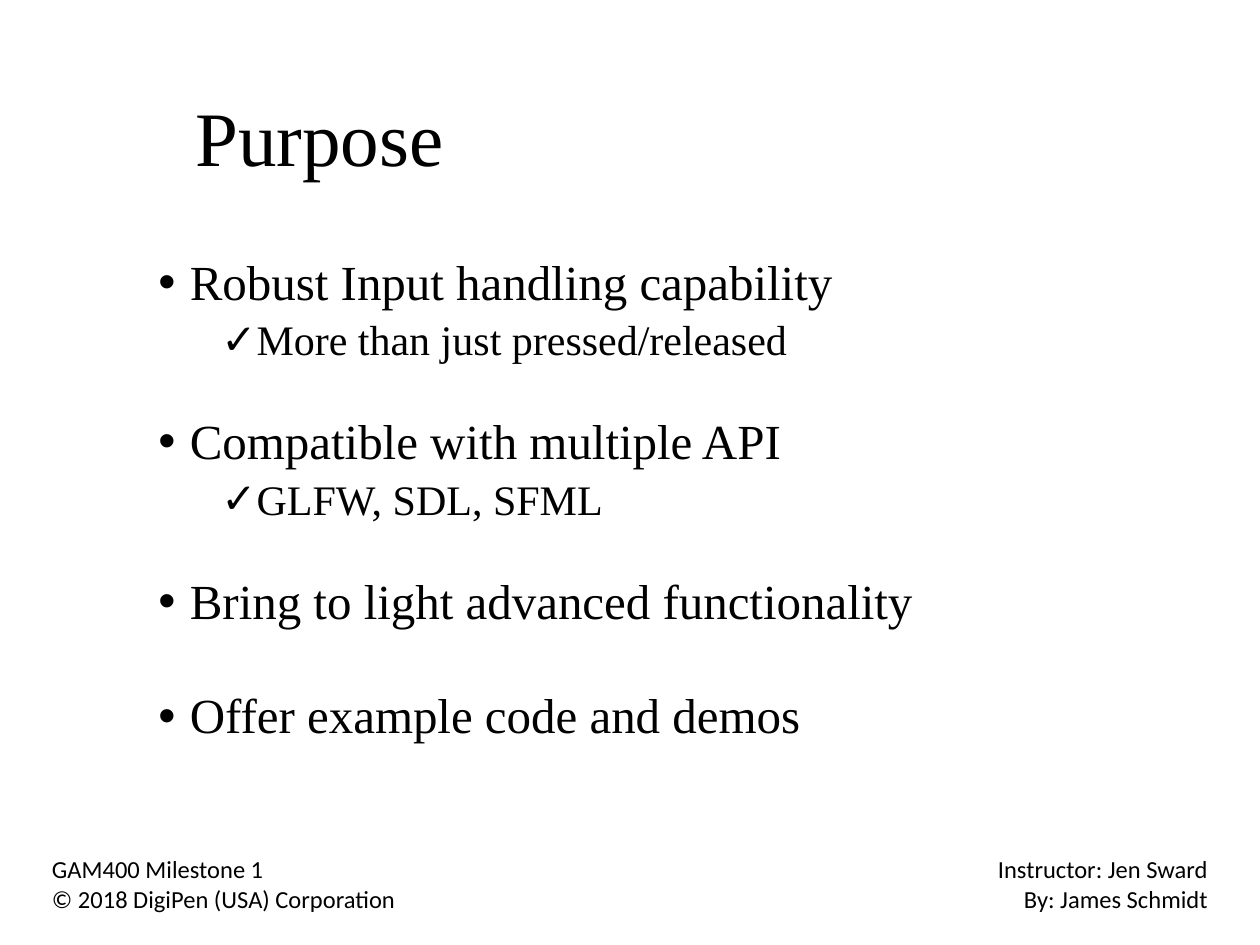
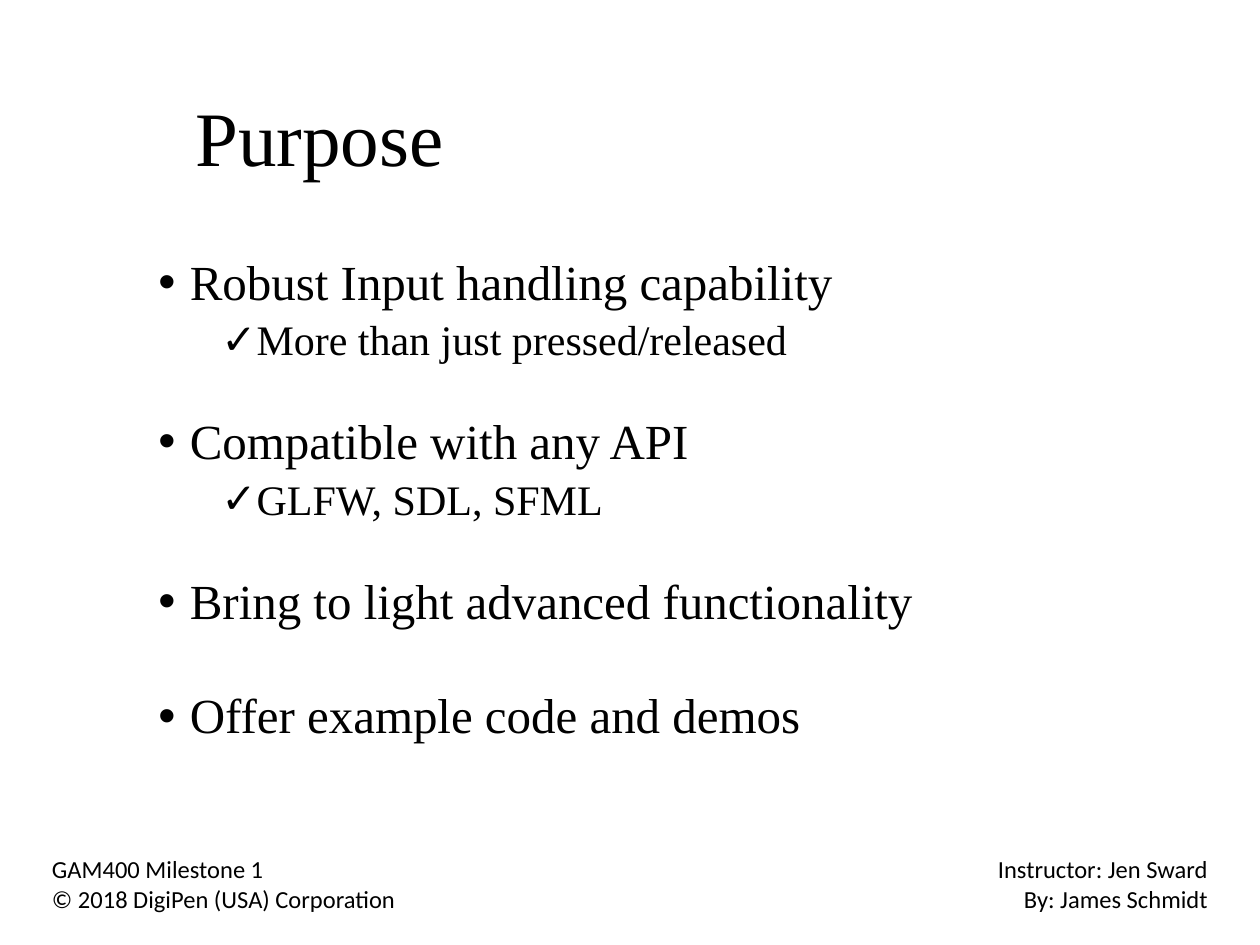
Before and after one commit to NekoTenshi87/SInput, a slide deck: slide 3 of Docs/Milestone1.pptx (slide 2 before the commit). Drawn at 1260x945 pixels with LibreOffice and Linux fonts; fonts in the diff are those of the drawing; background and template pictures are left out. Boxes give left, top, right and bottom in pixels: in the first picture for what was removed or moved away, otherwise in the second. Text is boxed around its words. In the diff, an @@ line names an element or a change of style, - is before the commit and + after.

```diff
--- a/Docs/Milestone1.pptx
+++ b/Docs/Milestone1.pptx
@@ text at bbox=[190, 425, 689, 469]: text changed @@
-• Compatible with multiple API
+• Compatible with any API
```
Also in this commit, not shown: 1 other slide changed.
